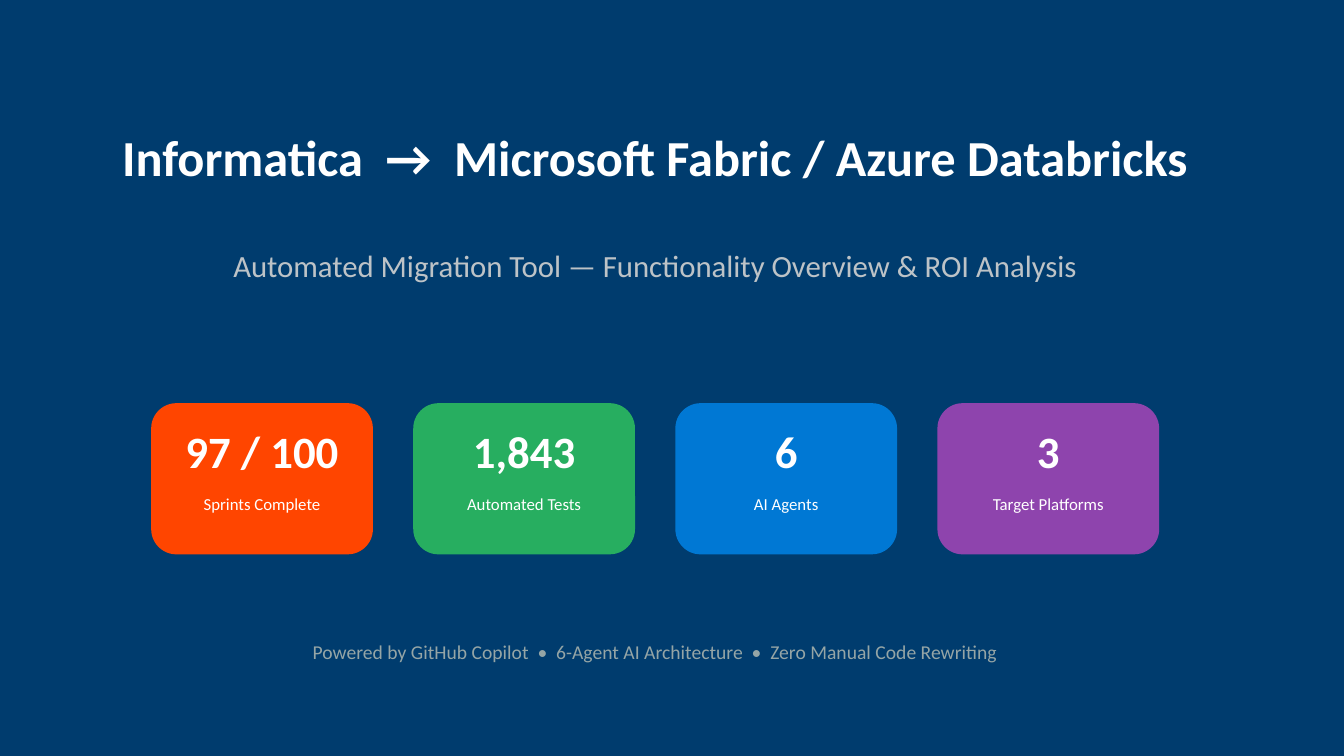
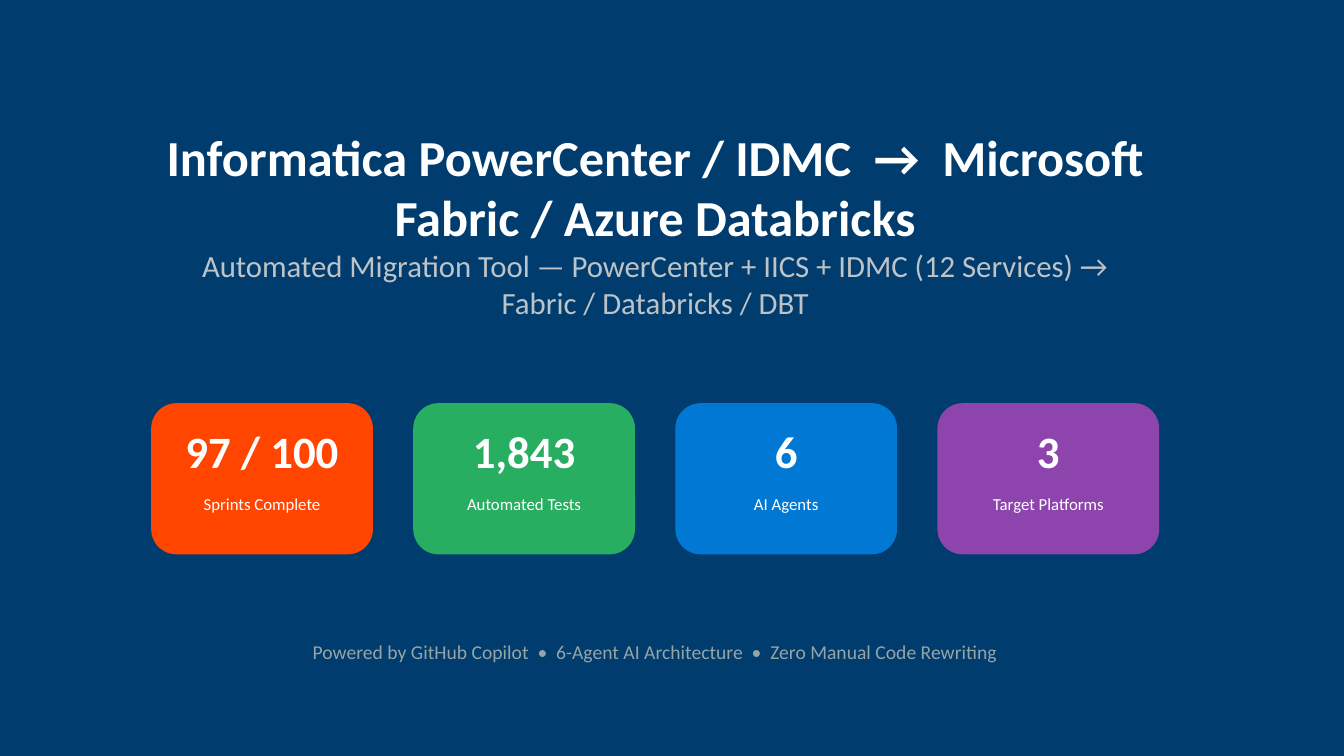
Before and after one commit to cyphou/InformaticaToFabric, a slide deck: slide 1 of output/Informatica_to_Fabric_Migration_Tool.pptx. Drawn at 1344x756 pixels with LibreOffice and Linux fonts; fonts in the diff are those of the drawing. Boxes give left, top, right and bottom in pixels: in the first picture for what was removed or moved away, otherwise in the second. Text is boxed around its words. In the diff, an @@ line names an element or a change of style, - is before the commit and + after.

Commit message:
docs: prominently feature IDMC (12 cloud services) across all documentation
- README: title, hero description, badge, Supported Sources table (new IDMC row),
  new IDMC box in What Gets Migrated section
- MIGRATION_PLAN: title, description, executive summary, component mapping table (IDMC row)
- GAP_ANALYSIS: IDMC badge, scope line updated
- ENTERPRISE_PLAYBOOK: executive summary mentions all 12 IDMC services
- USER_GUIDE: title, prerequisites (IDMC credentials)
- AGENTS: assessment agent Quick Reference, Role, Inputs, Outputs (IDMC)
- CONTRIBUTING: status line (multi-source: PowerCenter, IICS, IDMC)
- PPTX: title slide, problem slide (IDMC complexity), solution slide (IDMC in features)
- PPTX regenerated: 16 slides with IDMC throughout

```diff
--- a/output/Informatica_to_Fabric_Migration_Tool.pptx
+++ b/output/Informatica_to_Fabric_Migration_Tool.pptx
@@ text at [167,140,1143,237]: text changed @@
-Informatica → Microsoft Fabric / Azure Databricks
+Informatica PowerCenter / IDMC → Microsoft Fabric / Azure Databricks
@@ text at [202,254,1073,314]: text changed @@
-Automated Migration Tool — Functionality Overview & ROI Analysis
+Automated Migration Tool — PowerCenter + IICS + IDMC (12 Services) → Fabric / Databricks / DBT
```
Also in this commit, not shown: 2 other slides changed, 26 other files.
